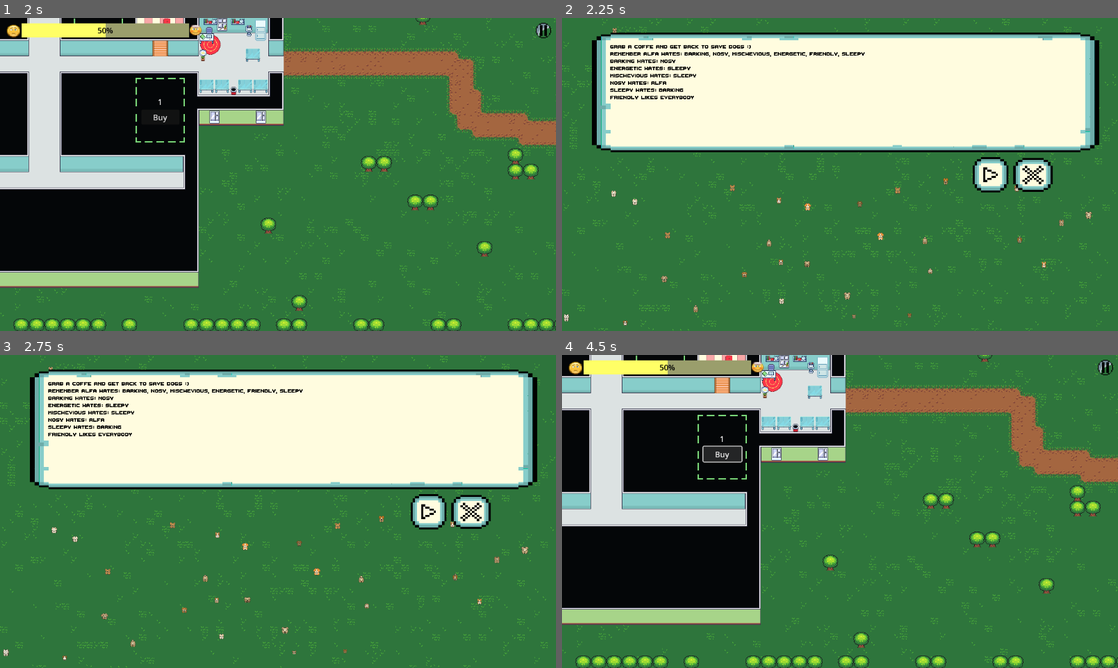
Above: before the commit, frames 1-4 (two rows, left to right).
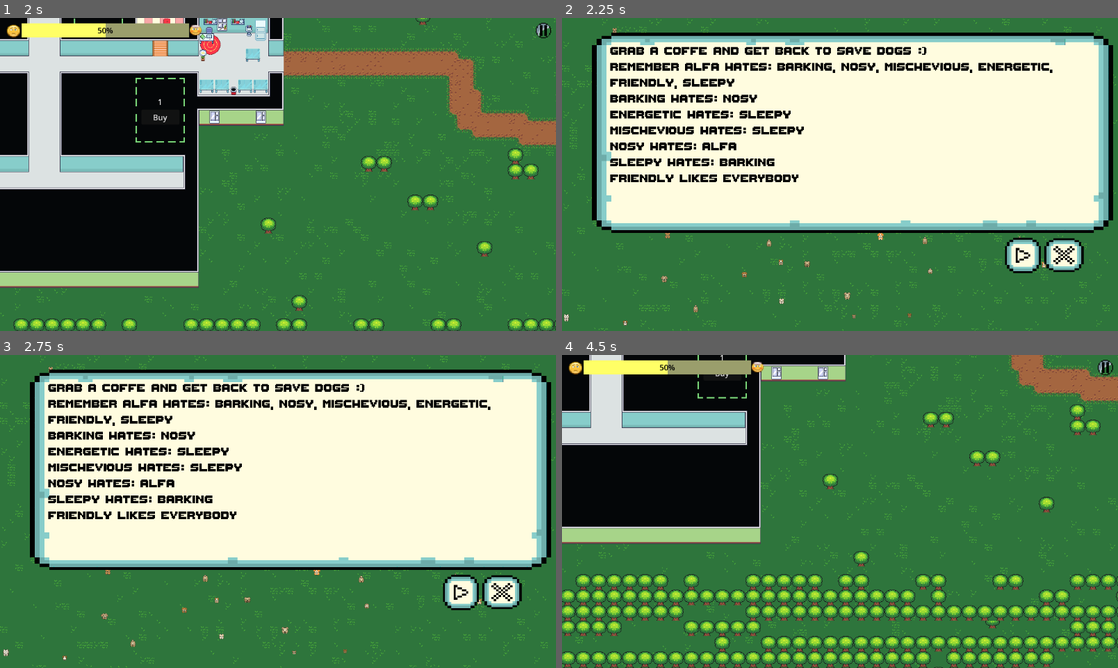
Above: after the commit, the same moments.

Repository: Tausva/DogShelter
Game: Godot game, scene res://scenes/game_menu/game_menu.tscn
Same seed, same stepped clock (60 frames per second), same inputs: the game is played once before the commit and once after it.
Inputs (mouse positions are in pixels of both pictures, inside the frame that each line leads up to; where the layout moved, square brackets give the same spot in the first picture):
- Up to frame 1 (2 s): click (422, 290) at 0.5 s; move the mouse to (400, 158) at 1.27 s; hold D (Right) from 1.28 s (still down); click (400, 158) at 1.42 s
- Up to frame 2 (2.25 s): release D (Right) at 2 s; click (1106, 30) at 2 s
- Up to frame 3 (2.75 s): no input
- Up to frame 4 (4.5 s): click (1023, 592) [990, 511] at 2.75 s; drag from (728, 527) to (990, 511) at 3.52 s; click "Buy" at 4.25 s

Frame 1 is identical in both runs. In frame 2, 36% of the frame differs, in the area x 5-100%, y 4-82%; in frame 3, 36%; in frame 4, 47%, in the area x 0-100%, y 0-100%.

Commit message:
pause menu fix

Diff:
--- a/scenes/pause_menu/pause_menu.tscn
+++ b/scenes/pause_menu/pause_menu.tscn
@@ -18,37 +18,37 @@
 [node name="Menu background" parent="." instance=ExtResource("2_f1r8t")]
 
 [node name="DescriptionBar" type="Sprite2D" parent="."]
-position = Vector2(587.5, 154.25)
-scale = Vector2(0.458551, 0.182253)
+position = Vector2(602, 237.75)
+scale = Vector2(0.471204, 0.305228)
 texture = ExtResource("3_q5ede")
 
 [node name="Description" type="RichTextLabel" parent="."]
 offset_left = 100.0
 offset_top = 52.0
-offset_right = 1071.0
-offset_bottom = 261.0
+offset_right = 1102.0
+offset_bottom = 479.0
 theme_override_colors/default_color = Color(0, 0, 0, 1)
 theme_override_fonts/normal_font = ExtResource("4_rl3m0")
-theme_override_font_sizes/normal_font_size = 16
+theme_override_font_sizes/normal_font_size = 36
 text = "Grab a coffe and get back to save dogs :)
 remember "
 
 [node name="ResumeButton" type="TextureButton" parent="."]
 process_mode = 3
-offset_left = 851.0
-offset_top = 288.0
-offset_right = 925.0
-offset_bottom = 361.0
+offset_left = 918.0
+offset_top = 455.0
+offset_right = 992.0
+offset_bottom = 528.0
 texture_normal = ExtResource("4_ftb7w")
 texture_pressed = ExtResource("5_npmi1")
 texture_hover = ExtResource("6_r4ndx")
 stretch_mode = 0
 
 [node name="ExitMainMenuButton" type="TextureButton" parent="."]
-offset_left = 935.0
-offset_top = 290.0
-offset_right = 1017.0
-offset_bottom = 360.0
+offset_left = 999.0
+offset_top = 456.0
+offset_right = 1081.0
+offset_bottom = 526.0
 texture_normal = ExtResource("7_wqdwu")
 texture_pressed = ExtResource("8_6qxb1")
 texture_hover = ExtResource("9_oobxs")
